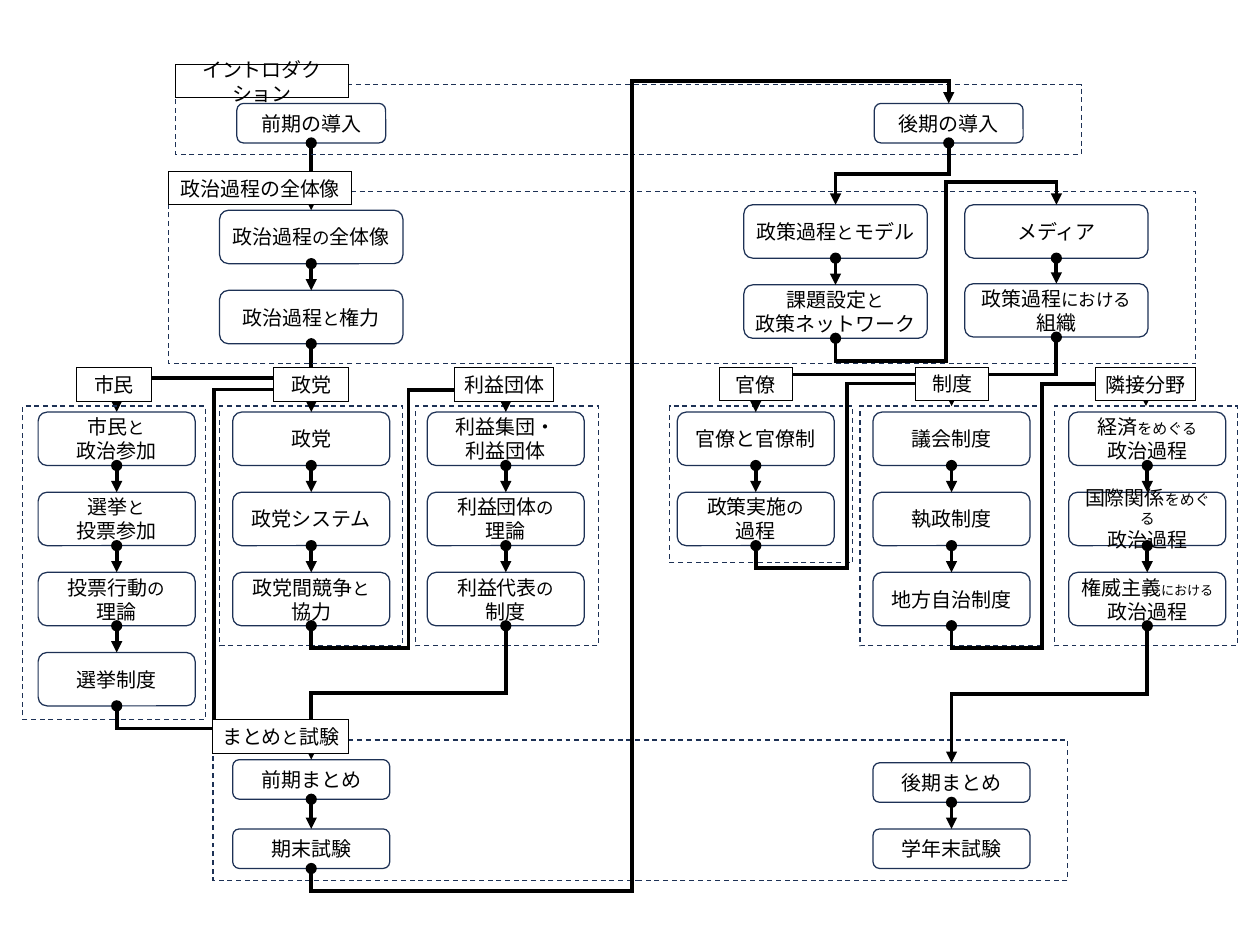
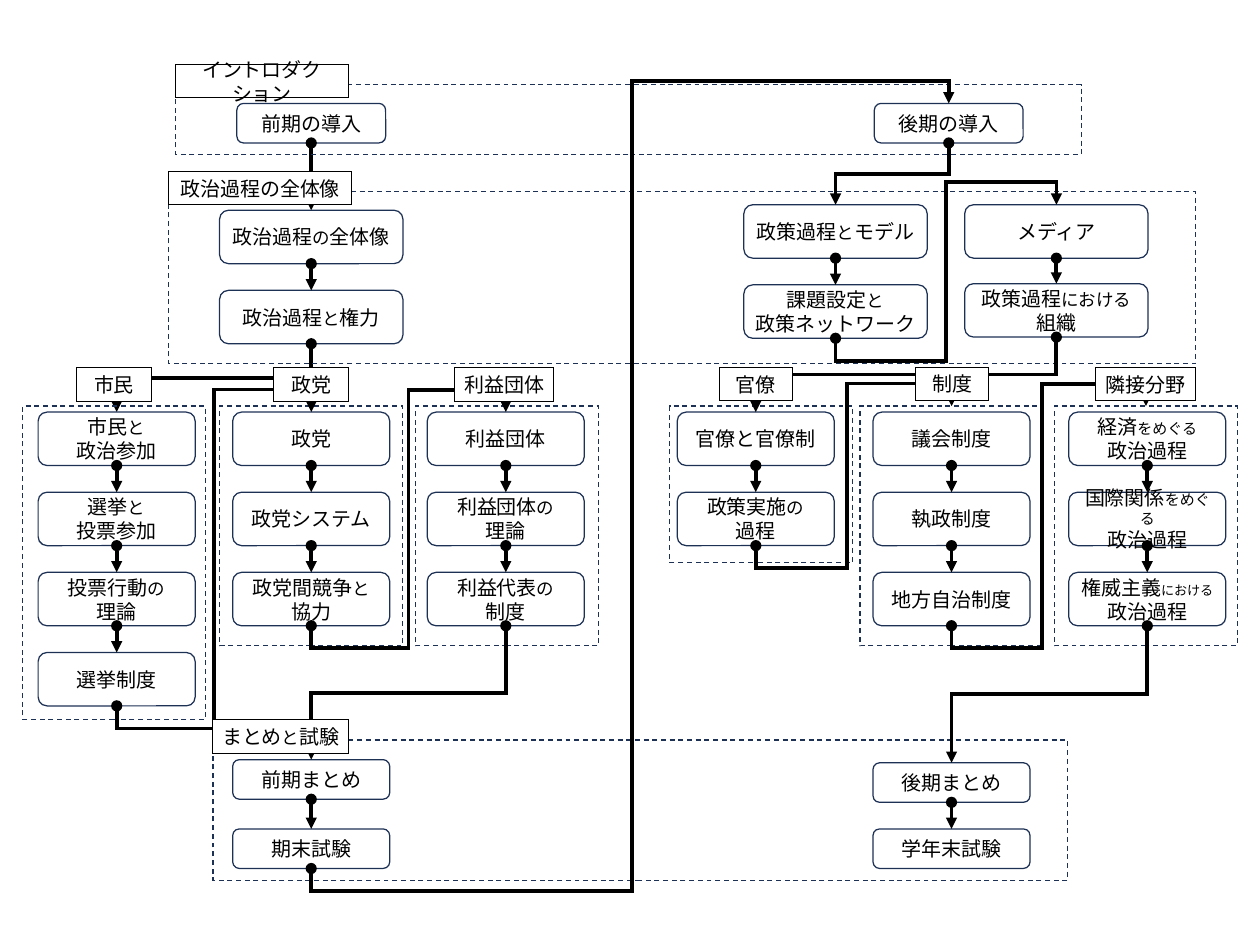
Before and after one commit to junpei-suzuki/PP-2026-Komazawa, a slide deck: slide 1 of figs/DIYfigures_pp.pptx. Drawn at 1260x945 pixels with LibreOffice and Linux fonts; fonts in the diff are those of the drawing. Boxes give left, top, right and bottom in pixels: in the first picture for what was removed or moved away, otherwise in the second. Text is boxed around its words. In the diff, an @@ line names an element or a change of style, - is before the commit and + after.

```diff
--- a/figs/DIYfigures_pp.pptx
+++ b/figs/DIYfigures_pp.pptx
@@ text in rounded rectangle at [456, 417, 556, 436]: paragraph removed @@
-利益集団・
```
Also in this commit, not shown: 2 slides added, 37 other files.
